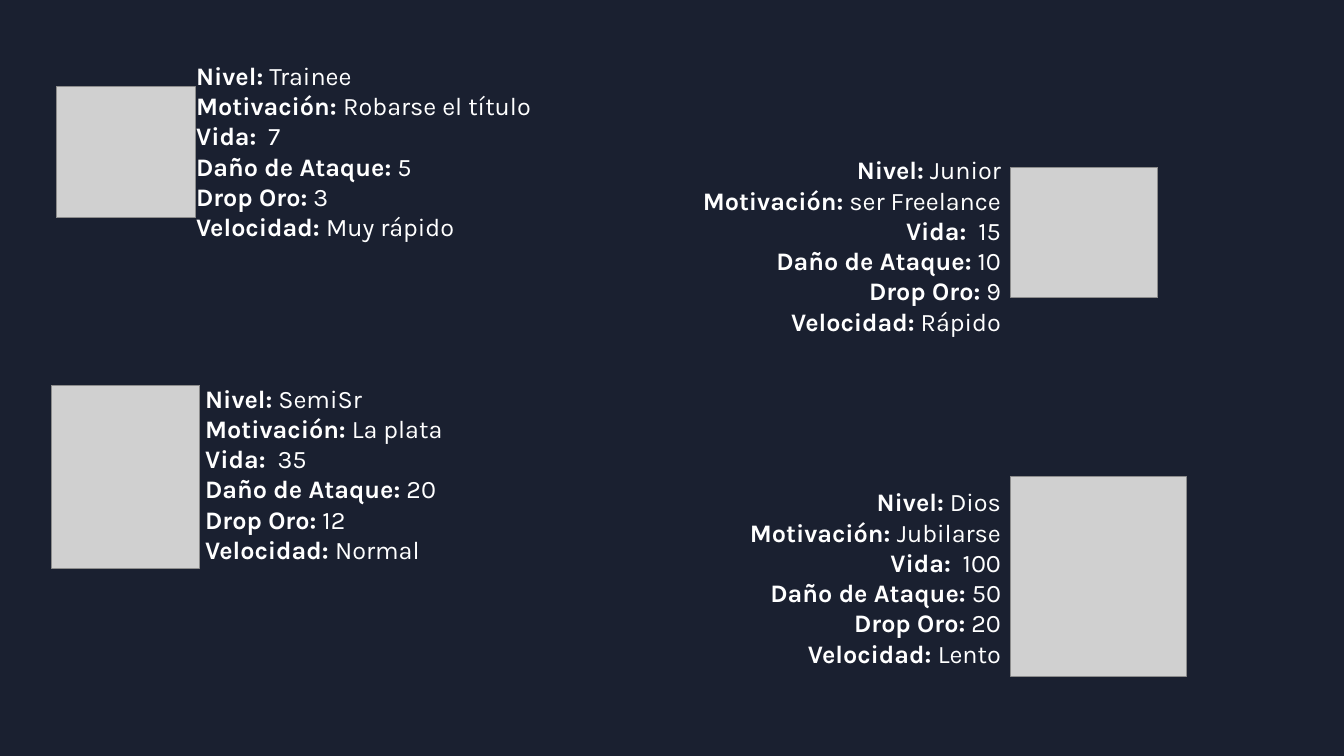
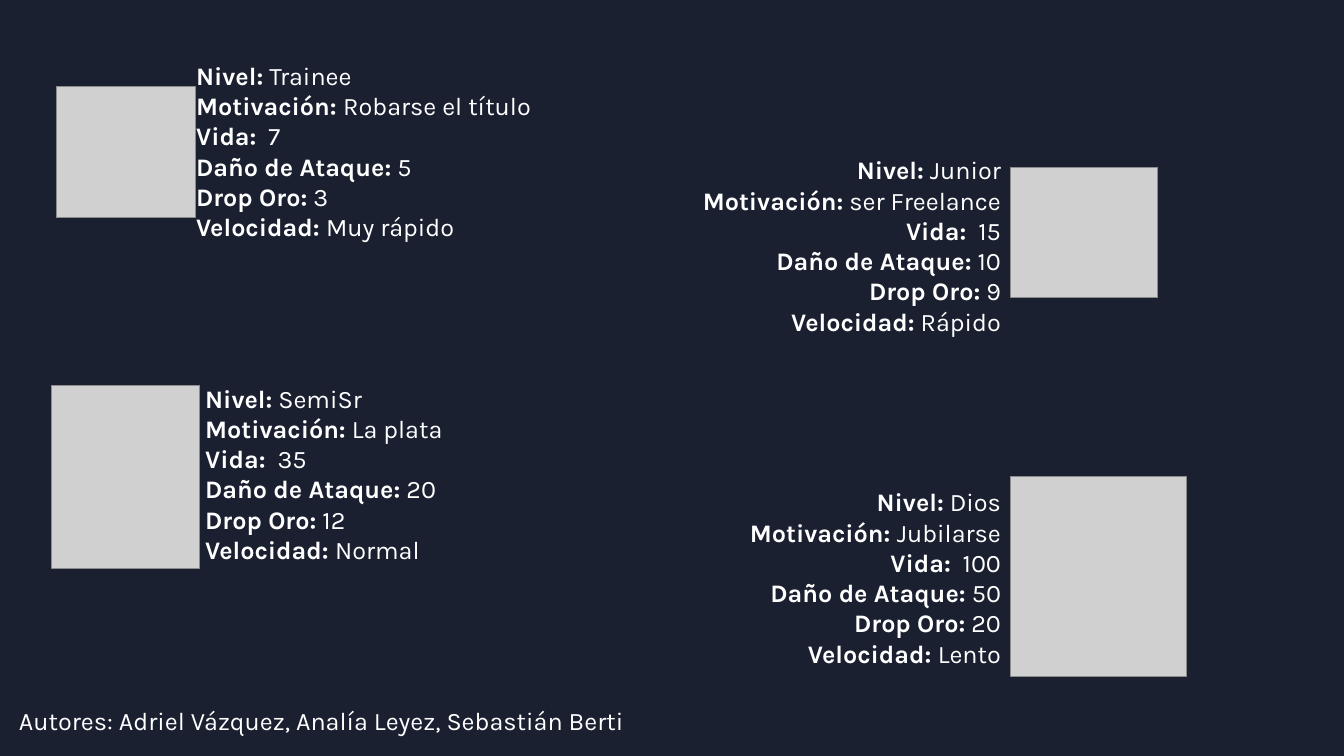
Before and after one commit to AnaliaLeyez/Programmers-Vs-Hackers, a slide deck: slide 1 of img/hackers/Info.pptx. Drawn at 1344x756 pixels with LibreOffice and Linux fonts; fonts in the diff are those of the drawing; grey boxes stand for pictures. Boxes give left, top, right and bottom in pixels: in the first picture for what was removed or moved away, otherwise in the second. Text is boxed around its words. In the diff, an @@ line names an element or a change of style, - is before the commit and + after.

```diff
--- a/img/hackers/Info.pptx
+++ b/img/hackers/Info.pptx
@@ text added at <box>19,711,624,736</box>, 18 pt, text #FFFFFF @@
+Autores: Adriel Vázquez, Analía Leyez, Sebastián Berti
```
Also in this commit, not shown: 9 other files.
